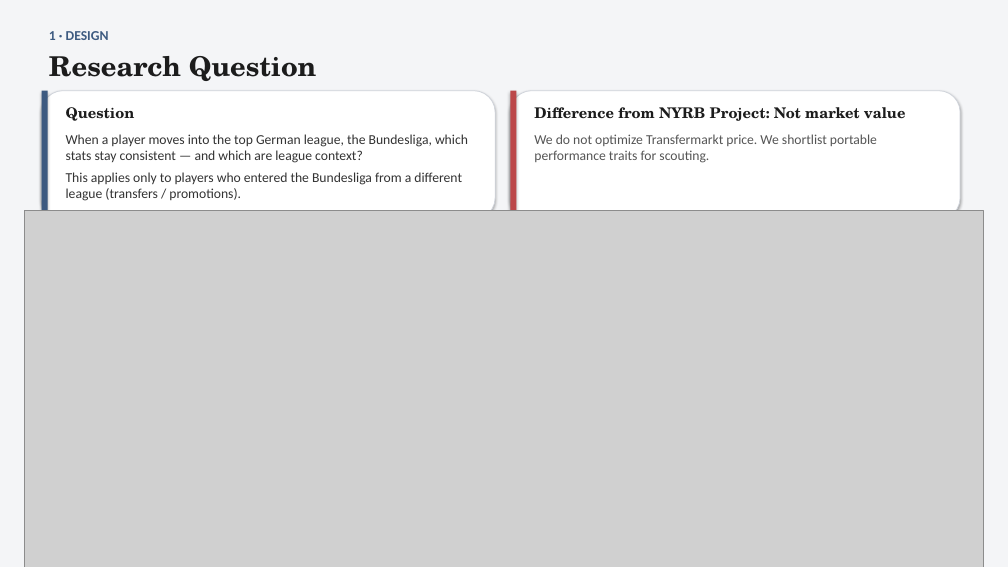
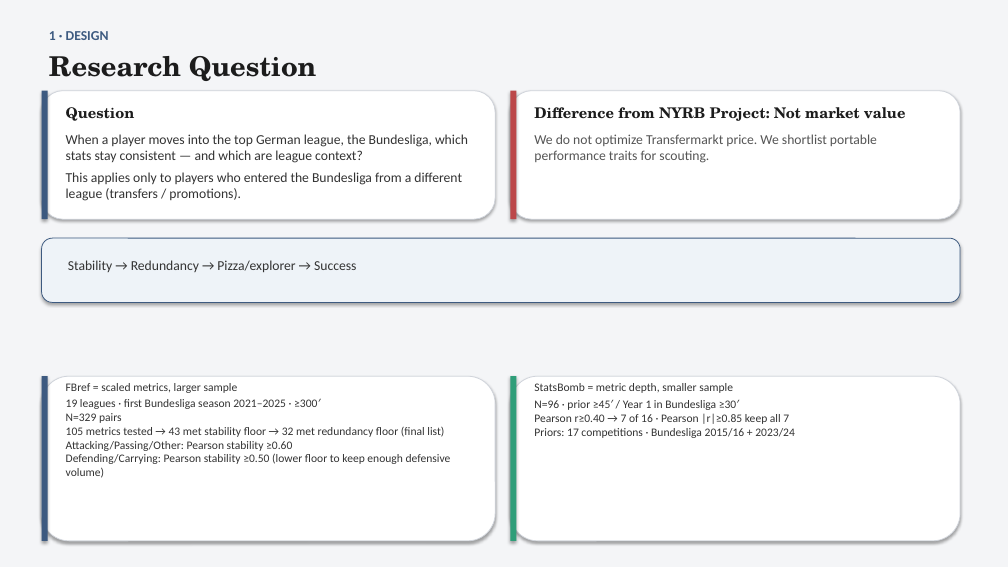
Before and after one commit to colbymorris08/bundesliga-transfer-traits, a slide deck: slide 3 of bundesliga_transfer_traits.pptx. Drawn at 1008x567 pixels with LibreOffice and Linux fonts; fonts in the diff are those of the drawing; grey boxes stand for pictures. Boxes give left, top, right and bottom in pixels: in the first picture for what was removed or moved away, otherwise in the second. Text is boxed around its words. In the diff, an @@ line names an element or a change of style, - is before the commit and + after.

```diff
--- a/bundesliga_transfer_traits.pptx
+++ b/bundesliga_transfer_traits.pptx
@@ picture removed at <box>25,211,985,567</box> @@
@@ text added at <box>68,260,356,273</box>, 13 pt, text #333333 @@
+Stability → Redundancy → Pizza/explorer → Success
@@ text added at <box>66,383,451,478</box>, 11 pt, text #333333 @@
+FBref = scaled metrics, larger sample
+19 leagues · first Bundesliga season 2021–2025 · ≥300′
+N=329 pairs
+105 metrics tested → 43 met stability floor → 32 met redundancy floor (final list)
+Attacking/Passing/Other: Pearson stability ≥0.60
+Defending/Carrying: Pearson stability ≥0.50 (lower floor to keep enough defensive volume)
@@ text added at <box>534,383,795,438</box>, 11 pt, text #333333 @@
+StatsBomb = metric depth, smaller sample
+N=96 · prior ≥45′ / Year 1 in Bundesliga ≥30′
+Pearson r≥0.40 → 7 of 16 · Pearson |r|≥0.85 keep all 7
+Priors: 17 competitions · Bundesliga 2015/16 + 2023/24
```
Also in this commit, not shown: 1 other slide changed, 1 slide added.
